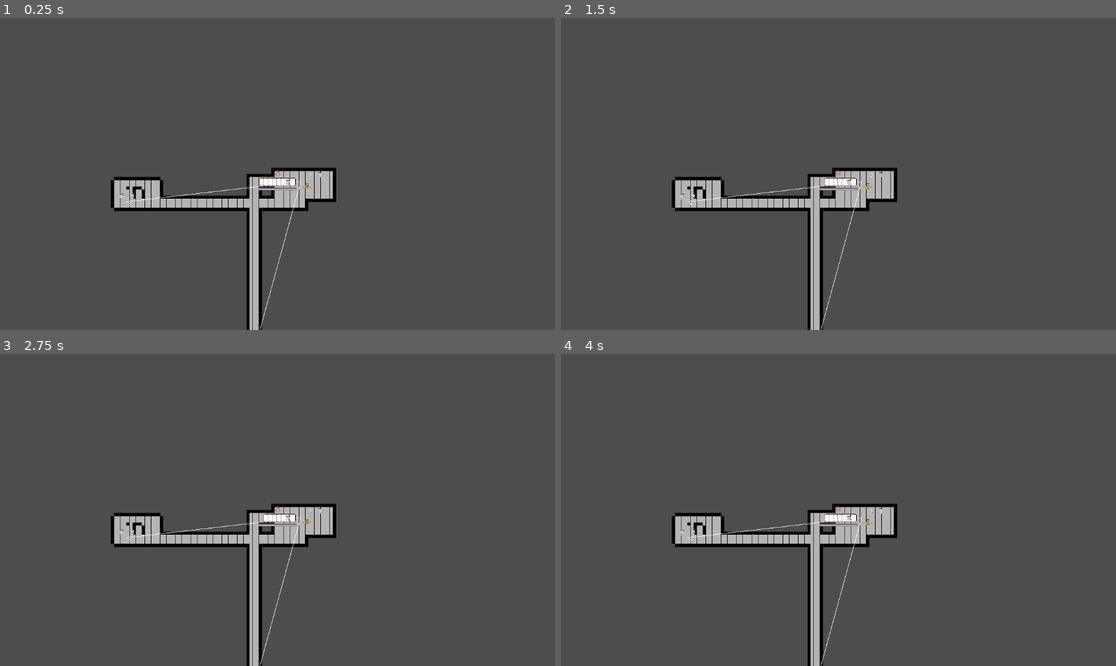
Above: before the commit, frames 1-4 (two rows, left to right).
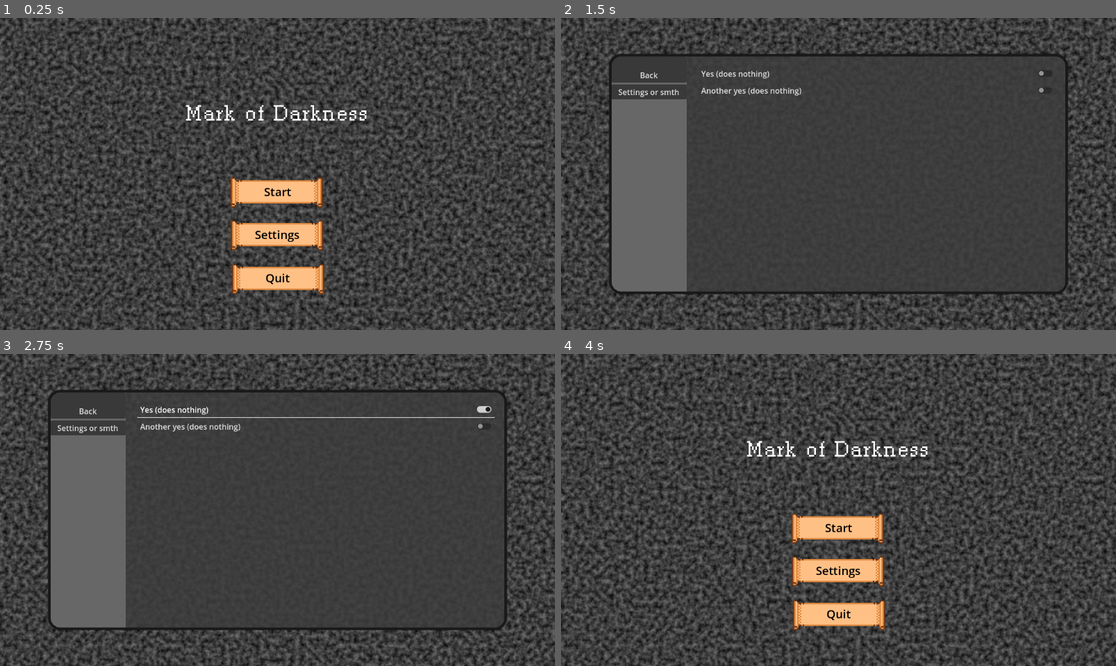
Above: after the commit, the same moments.

Repository: SimpleImpact/Mark-Of-Darkness
Game: Godot game, scene res://UI/Player UI/mainMenu.tscn
The game is run twice, just before and just after one commit, with the same random seed, the same clock (stepped at 60 frames per second) and the same inputs. Before the commit the project starts from res://node_2d.tscn.
Inputs (mouse positions are in pixels of both pictures, inside the frame that each line leads up to):
- Up to frame 1 (0.25 s): no input
- Up to frame 2 (1.5 s): click (838, 236) at 0.5 s, where only the run after the commit has a clickable "Settings"; click (821, 183) at 1.27 s
- Up to frame 3 (2.75 s): click (316, 410) at 2 s, where only the run after the commit has a clickable "Yes (does nothing)"
- Up to frame 4 (4 s): click (877, 425) at 2.75 s, where only the run after the commit has a clickable "Another yes (does nothing)"; click (649, 407) at 3.5 s, where only the run after the commit has a clickable "Back"

The runs differ from the first frame. In frame 1, 34% of the frame differs, in the area x 0-100%, y 0-100%; in frame 2, 26%; in frame 3, 26%; in frame 4, 34%.

Commit message:
Added some more ui to the ui :)

Diff:
--- /dev/null
+++ b/Animations/Scroll-Open.tres
@@ -0,0 +1,214 @@
+[gd_resource type="SpriteFrames" load_steps=31 format=3 uid="uid://bpplf12ysgqoe"]
+
+[ext_resource type="Texture2D" uid="uid://chsj4lodkxvkh" path="res://UI/Player UI/scroll-SpriteSheet.png" id="1_5es8m"]
+
+[sub_resource type="AtlasTexture" id="AtlasTexture_auojd"]
+atlas = ExtResource("1_5es8m")
+region = Rect2(0, 0, 64, 22)
+
+[sub_resource type="AtlasTexture" id="AtlasTexture_16n4x"]
+atlas = ExtResource("1_5es8m")
+region = Rect2(64, 0, 64, 22)
+
+[sub_resource type="AtlasTexture" id="AtlasTexture_cicaf"]
+atlas = ExtResource("1_5es8m")
+region = Rect2(128, 0, 64, 22)
+
+[sub_resource type="AtlasTexture" id="AtlasTexture_q3vt2"]
+atlas = ExtResource("1_5es8m")
+region = Rect2(192, 0, 64, 22)
+
+[sub_resource type="AtlasTexture" id="AtlasTexture_x3sqb"]
+atlas = ExtResource("1_5es8m")
+region = Rect2(256, 0, 64, 22)
+
+[sub_resource type="AtlasTexture" id="AtlasTexture_t18lp"]
+atlas = ExtResource("1_5es8m")
+region = Rect2(320, 0, 64, 22)
+
+[sub_resource type="AtlasTexture" id="AtlasTexture_n5ibl"]
+atlas = ExtResource("1_5es8m")
+region = Rect2(384, 0, 64, 22)
+
+[sub_resource type="AtlasTexture" id="AtlasTexture_8fxt6"]
+atlas = ExtResource("1_5es8m")
+region = Rect2(448, 0, 64, 22)
+
+[sub_resource type="AtlasTexture" id="AtlasTexture_5gnnh"]
+atlas = ExtResource("1_5es8m")
+region = Rect2(512, 0, 64, 22)
+
+[sub_resource type="AtlasTexture" id="AtlasTexture_wkkxm"]
+atlas = ExtResource("1_5es8m")
+region = Rect2(576, 0, 64, 22)
+
+[sub_resource type="AtlasTexture" id="AtlasTexture_sso4v"]
+atlas = ExtResource("1_5es8m")
+region = Rect2(640, 0, 64, 22)
+
+[sub_resource type="AtlasTexture" id="AtlasTexture_spwvp"]
+atlas = ExtResource("1_5es8m")
+region = Rect2(704, 0, 64, 22)
+
+[sub_resource type="AtlasTexture" id="AtlasTexture_86mxu"]
+atlas = ExtResource("1_5es8m")
+region = Rect2(768, 0, 64, 22)
+
+[sub_resource type="AtlasTexture" id="AtlasTexture_y6hiw"]
+atlas = ExtResource("1_5es8m")
+region = Rect2(832, 0, 64, 22)
+
+[sub_resource type="AtlasTexture" id="AtlasTexture_jwys3"]
+atlas = ExtResource("1_5es8m")
+region = Rect2(896, 0, 64, 22)
+
+[sub_resource type="AtlasTexture" id="AtlasTexture_jx64q"]
+atlas = ExtResource("1_5es8m")
+region = Rect2(960, 0, 64, 22)
+
+[sub_resource type="AtlasTexture" id="AtlasTexture_cppvt"]
+atlas = ExtResource("1_5es8m")
+region = Rect2(1024, 0, 64, 22)
+
+[sub_resource type="AtlasTexture" id="AtlasTexture_4tkrb"]
+atlas = ExtResource("1_5es8m")
+region = Rect2(1088, 0, 64, 22)
+
+[sub_resource type="AtlasTexture" id="AtlasTexture_dshuh"]
+atlas = ExtResource("1_5es8m")
+region = Rect2(1152, 0, 64, 22)
+
+[sub_resource type="AtlasTexture" id="AtlasTexture_3gm1q"]
+atlas = ExtResource("1_5es8m")
+region = Rect2(1216, 0, 64, 22)
+
+[sub_resource type="AtlasTexture" id="AtlasTexture_wdcth"]
+atlas = ExtResource("1_5es8m")
+region = Rect2(1280, 0, 64, 22)
+
+[sub_resource type="AtlasTexture" id="AtlasTexture_suchc"]
+atlas = ExtResource("1_5es8m")
+region = Rect2(1344, 0, 64, 22)
+
+[sub_resource type="AtlasTexture" id="AtlasTexture_urwe8"]
+atlas = ExtResource("1_5es8m")
+region = Rect2(1408, 0, 64, 22)
+
+[sub_resource type="AtlasTexture" id="AtlasTexture_0rjlc"]
+atlas = ExtResource("1_5es8m")
+region = Rect2(1472, 0, 64, 22)
+
+[sub_resource type="AtlasTexture" id="AtlasTexture_7pnig"]
+atlas = ExtResource("1_5es8m")
+region = Rect2(1536, 0, 64, 22)
+
+[sub_resource type="AtlasTexture" id="AtlasTexture_vyubp"]
+atlas = ExtResource("1_5es8m")
+region = Rect2(1600, 0, 64, 22)
+
+[sub_resource type="AtlasTexture" id="AtlasTexture_1bcdf"]
+atlas = ExtResource("1_5es8m")
+region = Rect2(1664, 0, 64, 22)
+
+[sub_resource type="AtlasTexture" id="AtlasTexture_lnyyo"]
+atlas = ExtResource("1_5es8m")
+region = Rect2(1728, 0, 64, 22)
+
+[sub_resource type="AtlasTexture" id="AtlasTexture_yw84b"]
+atlas = ExtResource("1_5es8m")
+region = Rect2(1792, 0, 64, 22)
+
+[resource]
+animations = [{
+"frames": [{
+"duration": 1.0,
+"texture": SubResource("AtlasTexture_auojd")
+}, {
+"duration": 1.0,
+"texture": SubResource("AtlasTexture_16n4x")
+}, {
+"duration": 1.0,
+"texture": SubResource("AtlasTexture_cicaf")
+}, {
+"duration": 1.0,
+"texture": SubResource("AtlasTexture_q3vt2")
+}, {
+"duration": 1.0,
+"texture": SubResource("AtlasTexture_x3sqb")
+}, {
+"duration": 1.0,
+"texture": SubResource("AtlasTexture_t18lp")
+}, {
+"duration": 1.0,
+"texture": SubResource("AtlasTexture_n5ibl")
+}, {
+"duration": 1.0,
+"texture": SubResource("AtlasTexture_8fxt6")
+}, {
+"duration": 1.0,
+"texture": SubResource("AtlasTexture_5gnnh")
+}, {
+"duration": 1.0,
+"texture": SubResource("AtlasTexture_wkkxm")
+}, {
+"duration": 1.0,
+"texture": SubResource("AtlasTexture_sso4v")
+}, {
+"duration": 1.0,
+"texture": SubResource("AtlasTexture_spwvp")
+}, {
+"duration": 1.0,
+"texture": SubResource("AtlasTexture_86mxu")
+}, {
+"duration": 1.0,
+"texture": SubResource("AtlasTexture_y6hiw")
+}, {
+"duration": 1.0,
+"texture": SubResource("AtlasTexture_jwys3")
+}, {
+"duration": 1.0,
+"texture": SubResource("AtlasTexture_jx64q")
+}, {
+"duration": 1.0,
+"texture": SubResource("AtlasTexture_cppvt")
+}, {
+"duration": 1.0,
+"texture": SubResource("AtlasTexture_4tkrb")
+}, {
+"duration": 1.0,
+"texture": SubResource("AtlasTexture_dshuh")
+}, {
+"duration": 1.0,
+"texture": SubResource("AtlasTexture_3gm1q")
+}, {
+"duration": 1.0,
+"texture": SubResource("AtlasTexture_wdcth")
+}, {
+"duration": 1.0,
+"texture": SubResource("AtlasTexture_suchc")
+}, {
+"duration": 1.0,
+"texture": SubResource("AtlasTexture_urwe8")
+}, {
+"duration": 1.0,
+"texture": SubResource("AtlasTexture_0rjlc")
+}, {
+"duration": 1.0,
+"texture": SubResource("AtlasTexture_7pnig")
+}, {
+"duration": 1.0,
+"texture": SubResource("AtlasTexture_vyubp")
+}, {
+"duration": 1.0,
+"texture": SubResource("AtlasTexture_1bcdf")
+}, {
+"duration": 1.0,
+"texture": SubResource("AtlasTexture_lnyyo")
+}, {
+"duration": 1.0,
+"texture": SubResource("AtlasTexture_yw84b")
+}],
+"loop": false,
+"name": &"default",
+"speed": 120.0
+}]
--- a/UI/Player UI/mainMenu.tscn
+++ b/UI/Player UI/mainMenu.tscn
@@ -1,10 +1,14 @@
-[gd_scene load_steps=8 format=3 uid="uid://c2dmyadtemn1s"]
+[gd_scene load_steps=13 format=3 uid="uid://c2dmyadtemn1s"]
 
 [ext_resource type="Script" uid="uid://krmsn6fauqf3" path="res://UI/Player UI/main_menu.gd" id="1_wut1r"]
+[ext_resource type="SpriteFrames" uid="uid://bpplf12ysgqoe" path="res://Animations/Scroll-Open.tres" id="2_dp54x"]
+[ext_resource type="FontFile" uid="uid://b75wn5elgg7um" path="res://Fonts/TimesNewPixel.ttf" id="2_hsuwp"]
 [ext_resource type="StyleBox" uid="uid://2ca6xka04w33" path="res://UI/Player UI/Sprites/new_style_box_texture.tres" id="2_n2hh1"]
 [ext_resource type="StyleBox" uid="uid://cv144aeu42o3x" path="res://UI/Player UI/Sprites/new_style_box_texture_pressed.tres" id="3_v71lm"]
 
 [sub_resource type="LabelSettings" id="LabelSettings_l1xq8"]
+font = ExtResource("2_hsuwp")
+font_size = 56
 
 [sub_resource type="StyleBoxFlat" id="StyleBoxFlat_l1xq8"]
 bg_color = Color(0.341176, 0.341176, 0.341176, 0.588235)
@@ -28,7 +32,22 @@
 
 [sub_resource type="StyleBoxEmpty" id="StyleBoxEmpty_83s16"]
 
+[sub_resource type="Gradient" id="Gradient_dp54x"]
+colors = PackedColorArray(0, 0, 0, 1, 0.497474, 0.497474, 0.497474, 1)
+
+[sub_resource type="FastNoiseLite" id="FastNoiseLite_hsuwp"]
+noise_type = 3
+frequency = 0.0977
+cellular_distance_function = 3
+
+[sub_resource type="NoiseTexture2D" id="NoiseTexture2D_wirme"]
+width = 2048
+height = 2048
+color_ramp = SubResource("Gradient_dp54x")
+noise = SubResource("FastNoiseLite_hsuwp")
+
 [node name="Control" type="Control"]
+texture_filter = 1
 layout_mode = 3
 anchors_preset = 15
 anchor_right = 1.0
@@ -50,6 +69,7 @@
 theme_override_constants/margin_bottom = 75
 
 [node name="Main" type="VBoxContainer" parent="MarginContainer"]
+texture_filter = 1
 layout_mode = 2
 
 [node name="Label" type="Label" parent="MarginContainer/Main"]
@@ -66,17 +86,37 @@
 size_flags_vertical = 3
 theme_override_constants/separation = 25
 
+[node name="StartScroll" type="AnimatedSprite2D" parent="MarginContainer/Main/VBoxContainer"]
+z_index = -1
+texture_filter = 1
+position = Vector2(474, 35)
+scale = Vector2(3, 3)
+sprite_frames = ExtResource("2_dp54x")
+
+[node name="SettingsScroll" type="AnimatedSprite2D" parent="MarginContainer/Main/VBoxContainer"]
+z_index = -1
+texture_filter = 1
+position = Vector2(475, 124)
+scale = Vector2(3, 3)
+sprite_frames = ExtResource("2_dp54x")
+
+[node name="QuitScroll" type="AnimatedSprite2D" parent="MarginContainer/Main/VBoxContainer"]
+z_index = -1
+texture_filter = 1
+position = Vector2(477, 215)
+scale = Vector2(3, 3)
+sprite_frames = ExtResource("2_dp54x")
+
 [node name="StartButton" type="Button" parent="MarginContainer/Main/VBoxContainer"]
+texture_filter = 1
 custom_minimum_size = Vector2(250, 35)
 layout_mode = 2
 size_flags_horizontal = 4
 size_flags_vertical = 6
 theme_override_colors/font_color = Color(0, 0, 0, 1)
 theme_override_font_sizes/font_size = 24
-theme_override_styles/hover = ExtResource("2_n2hh1")
-theme_override_styles/pressed = ExtResource("3_v71lm")
-theme_override_styles/normal = ExtResource("2_n2hh1")
 text = "Start"
+flat = true
 
 [node name="SettingsButton" type="Button" parent="MarginContainer/Main/VBoxContainer"]
 custom_minimum_size = Vector2(250, 35)
@@ -89,6 +129,7 @@
 theme_override_styles/pressed = ExtResource("3_v71lm")
 theme_override_styles/normal = ExtResource("2_n2hh1")
 text = "Settings"
+flat = true
 
 [node name="QuitButton" type="Button" parent="MarginContainer/Main/VBoxContainer"]
 custom_minimum_size = Vector2(250, 35)
@@ -101,6 +142,7 @@
 theme_override_styles/pressed = ExtResource("3_v71lm")
 theme_override_styles/normal = ExtResource("2_n2hh1")
 text = "Quit"
+flat = true
 
 [node name="Settings" type="PanelContainer" parent="MarginContainer"]
 visible = false
@@ -163,6 +205,14 @@
 layout_mode = 2
 text = "Another yes (does nothing)"
 
+[node name="art" type="Sprite2D" parent="."]
+z_index = -2
+position = Vector2(601, 324)
+texture = SubResource("NoiseTexture2D_wirme")
+
+[connection signal="animation_finished" from="MarginContainer/Main/VBoxContainer/StartScroll" to="." method="_on_start_scroll_animation_finished"]
+[connection signal="animation_finished" from="MarginContainer/Main/VBoxContainer/SettingsScroll" to="." method="_on_settings_scroll_animation_finished"]
+[connection signal="animation_finished" from="MarginContainer/Main/VBoxContainer/QuitScroll" to="." method="_on_quit_scroll_animation_finished"]
 [connection signal="pressed" from="MarginContainer/Main/VBoxContainer/StartButton" to="." method="_on_start_button_pressed"]
 [connection signal="pressed" from="MarginContainer/Main/VBoxContainer/SettingsButton" to="." method="_on_settings_button_pressed"]
 [connection signal="pressed" from="MarginContainer/Main/VBoxContainer/QuitButton" to="." method="_on_quit_button_pressed"]
--- a/UI/Player UI/main_menu.gd
+++ b/UI/Player UI/main_menu.gd
@@ -2,15 +2,17 @@
 
 @onready var main = $MarginContainer/Main
 @onready var settings = $MarginContainer/Settings
+@onready var startScroll = $MarginContainer/Main/VBoxContainer/StartScroll
+@onready var settingsScroll = $MarginContainer/Main/VBoxContainer/SettingsScroll
+@onready var quitScroll = $MarginContainer/Main/VBoxContainer/QuitScroll
 
 #Start the game
 func _on_start_button_pressed() -> void:
-	get_tree().change_scene_to_file("res://node_2d.tscn")
+	startScroll.play()
 
 
 func _on_settings_button_pressed() -> void:
-	main.visible = false
-	settings.visible = true
+	settingsScroll.play()
 
 
 func _on_back_button_pressed() -> void:
@@ -19,4 +21,17 @@
 
 
 func _on_quit_button_pressed() -> void:
+	quitScroll.play()
+
+
+func _on_settings_scroll_animation_finished() -> void:
+	main.visible = false
+	settings.visible = true
+	settingsScroll.stop()
+	settingsScroll.frame = 0
+
+func _on_start_scroll_animation_finished() -> void:
+	get_tree().change_scene_to_file("res://node_2d.tscn")
+
+func _on_quit_scroll_animation_finished() -> void:
 	get_tree().quit()
--- a/project.godot
+++ b/project.godot
@@ -10,7 +10,7 @@
 
 [application]
 
-run/main_scene="res://node_2d.tscn"
+run/main_scene="uid://c2dmyadtemn1s"
 config/features=PackedStringArray("4.4")
 
 [autoload]
Binary file added: UI/Player UI/scroll-SpriteSheet.png
Not shown, added: UI/Player UI/scroll-SpriteSheet.png.import
